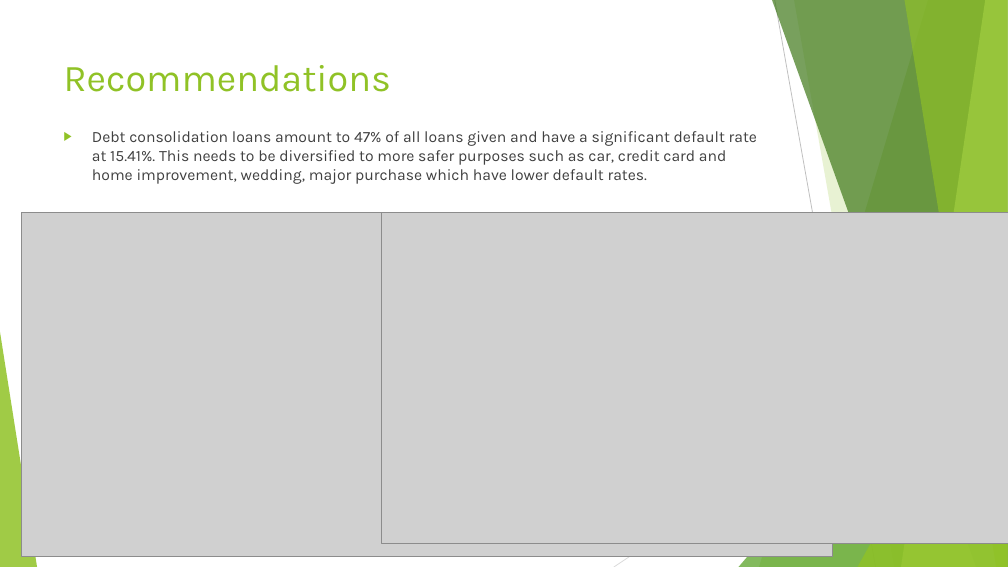
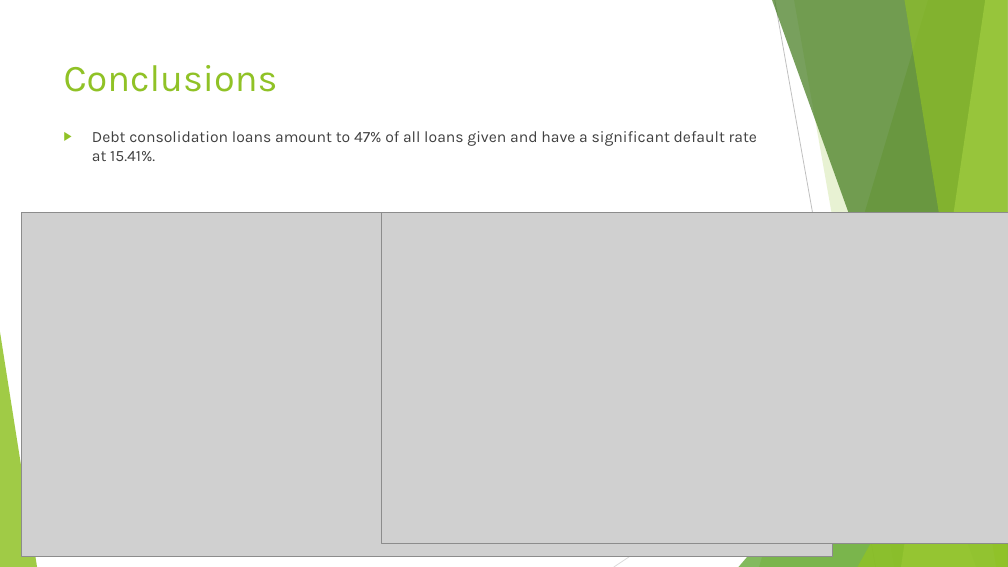
Before and after one commit to sivavaddadi/LendingClubCaseStudy, a slide deck: slide 9 of Lending_Club_Case_Study.pptx (slide 10 before the commit). Drawn at 1008x567 pixels with LibreOffice and Linux fonts; fonts in the diff are those of the drawing; grey boxes stand for pictures. Boxes give left, top, right and bottom in pixels: in the first picture for what was removed or moved away, otherwise in the second. Text is boxed around its words. In the diff, an @@ line names an element or a change of style, - is before the commit and + after.

```diff
--- a/Lending_Club_Case_Study.pptx
+++ b/Lending_Club_Case_Study.pptx
@@ title at bbox=[64, 65, 278, 92]: text changed @@
-Recommendations
+Conclusions
@@ text at bbox=[92, 131, 757, 161]: text changed @@
-▶ Debt consolidation loans amount to 47% of all loans given and have a significant default rate at 15.41%. This needs to be diversified to more safer purposes such as car, credit card and home improvement, wedding, major purchase which have lower default rates.
+▶ Debt consolidation loans amount to 47% of all loans given and have a significant default rate at 15.41%.
```
Also in this commit, not shown: 5 other slides changed, 1 slide added, 1 slide removed, 1 other file.
